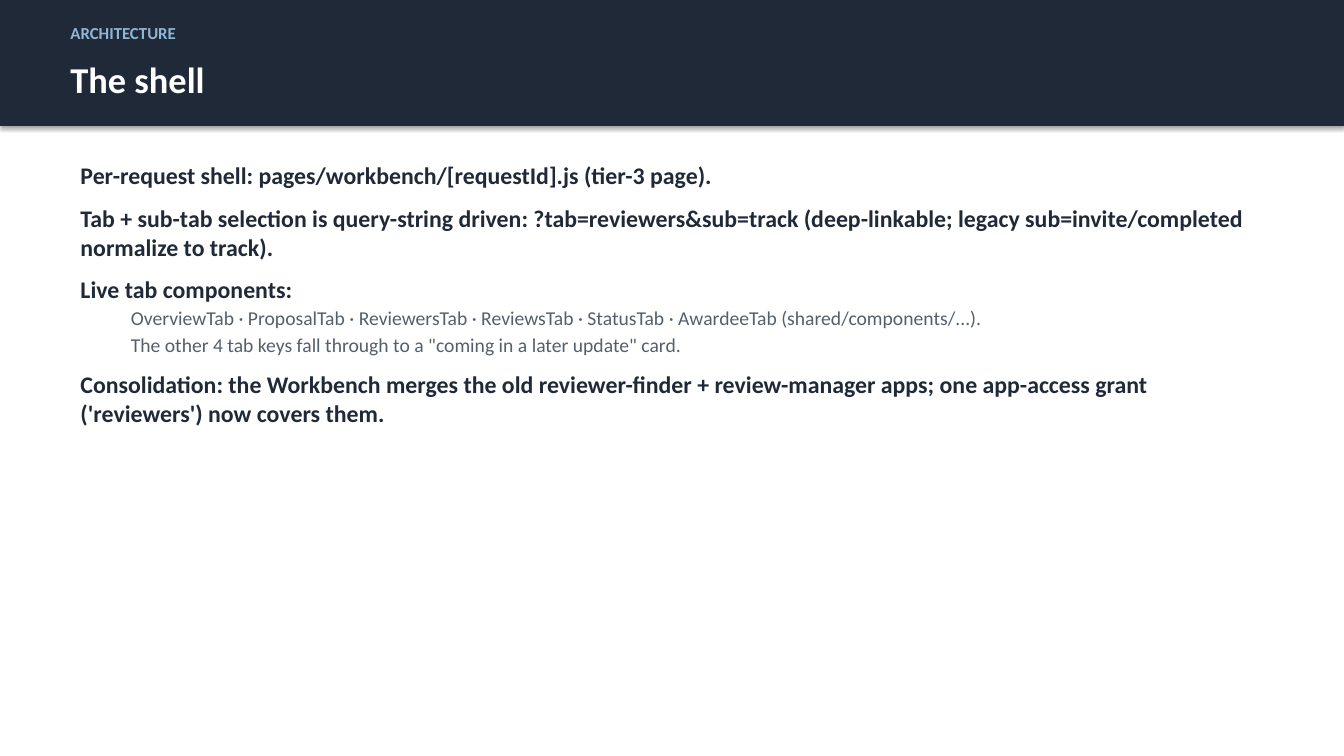
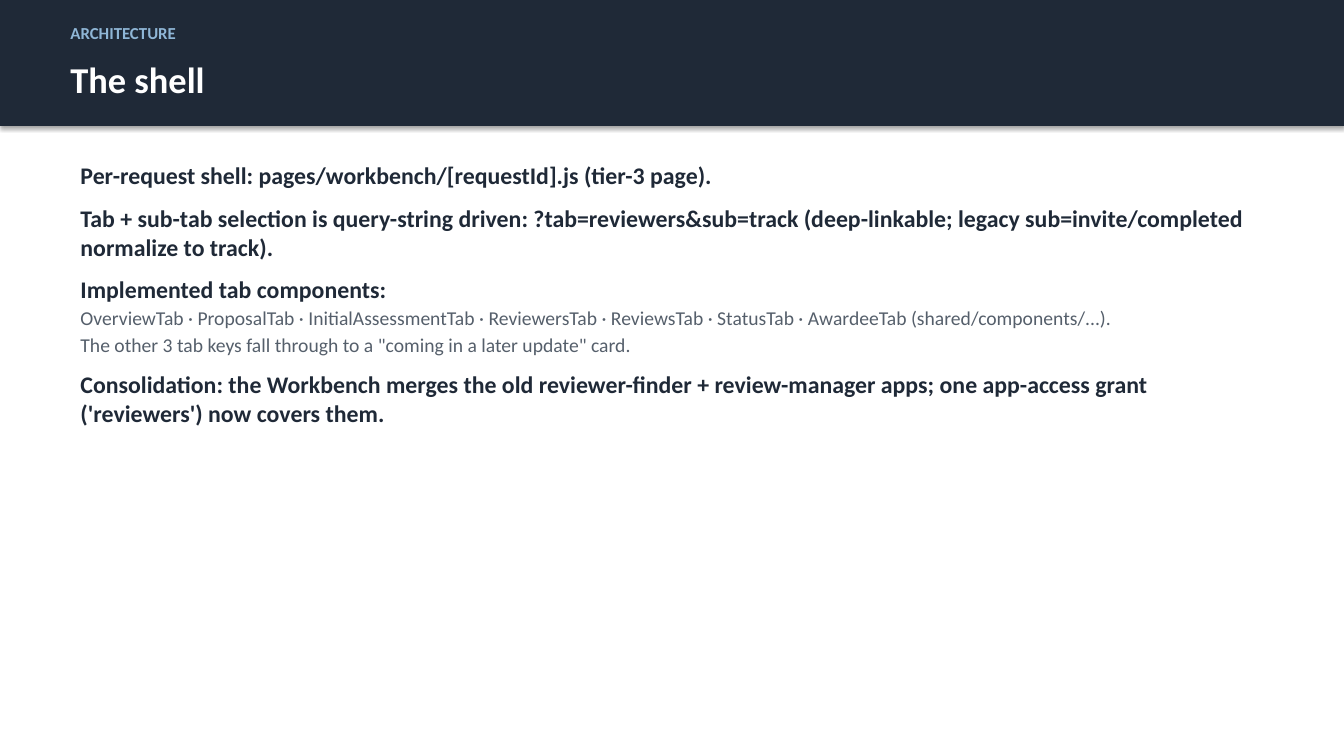
Before and after one commit to justingallivan/wmkf-research-apps, a slide deck: slide 3 of docs/onboarding/Workbench_Onboarding_Technical.pptx. Drawn at 1344x756 pixels with LibreOffice and Linux fonts; fonts in the diff are those of the drawing. Boxes give left, top, right and bottom in pixels: in the first picture for what was removed or moved away, otherwise in the second. Text is boxed around its words. In the diff, an @@ line names an element or a change of style, - is before the commit and + after.

Commit message:
feat(workbench): add initial assessment artifact pilot

```diff
--- a/docs/onboarding/Workbench_Onboarding_Technical.pptx
+++ b/docs/onboarding/Workbench_Onboarding_Technical.pptx
@@ text at (80, 281, 1111, 356): text changed @@
-Live tab components:
-  OverviewTab · ProposalTab · ReviewersTab · ReviewsTab · StatusTab · AwardeeTab (shared/components/...).
-  The other 4 tab keys fall through to a "coming in a later update" card.
+Implemented tab components:
+  OverviewTab · ProposalTab · InitialAssessmentTab · ReviewersTab · ReviewsTab · StatusTab · AwardeeTab (shared/components/...).
+  The other 3 tab keys fall through to a "coming in a later update" card.
```
Also in this commit, not shown: 13 other slides changed, 38 other files.
